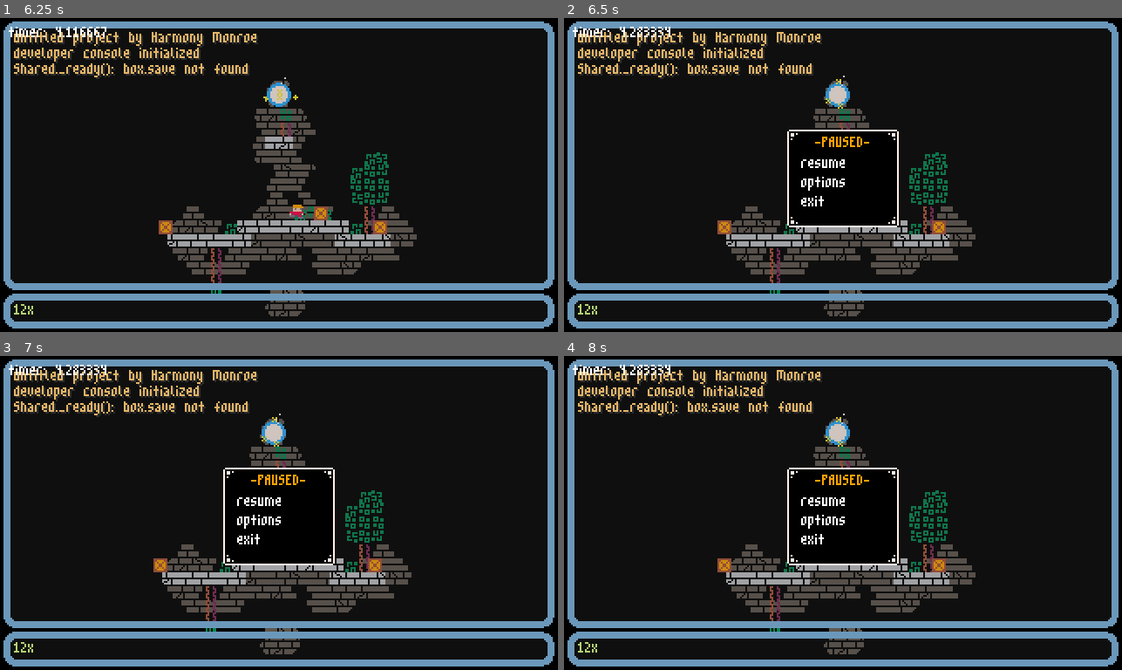
Above: before the commit, frames 1-4 (two rows, left to right).
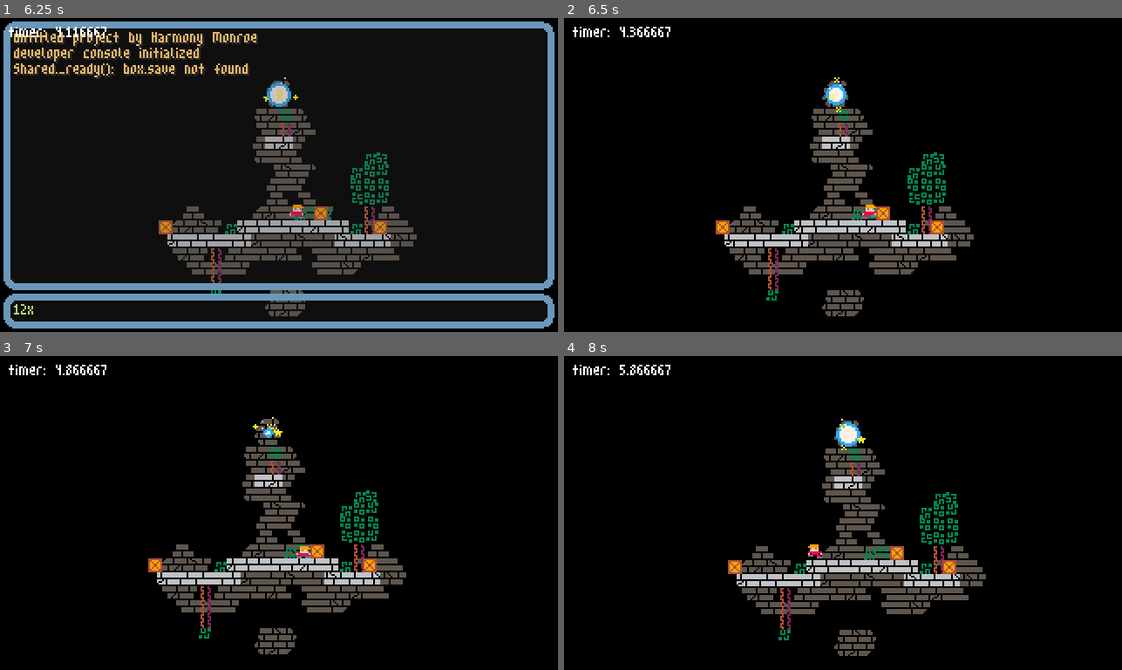
Above: after the commit, the same moments.

Repository: HarmonyHoney/tiny_crate
Game: Godot game, scene res://Scene/select.tscn
The game is run twice, just before and just after one commit, with the same random seed, the same clock (stepped at 60 frames per second) and the same inputs.
Inputs (mouse positions are in pixels of both pictures, inside the frame that each line leads up to):
- Up to frame 1 (6.25 s): tap Enter at 0.5, 2 s; move the mouse to (401, 159) at 0.52 s; hold Right (right) 0.53-1.25 s; tap X (action) at 0.6, 2.1, 3.6, 5.85 s; click (401, 159) at 0.67 s; tap Z (jump) at 0.77, 3.77 s; tap Space at 1.25 s; drag from (167, 190) to (251, 237) at 1.27 s; move the mouse to (334, 105) at 2.02 s; hold Left (left) 2.03-2.75 s; drag from (251, 237) to (111, 127) at 2.77 s; move the mouse to (446, 222) at 3.52 s; hold Right (right) 3.53-4.25 s; tap ` (dev_console) at 4.15 s; click (284, 310) at 4.27 s; type "12" at 4.35 s; drag from (111, 127) to (195, 96) at 5.02 s; move the mouse to (306, 175) at 5.77 s; hold Right (right) from 5.78 s (still down); click (306, 175) at 5.92 s
- Up to frame 2 (6.5 s): keep holding Right (right); tap Escape (pause) at 6.4 s
- Up to frame 3 (7 s): release Right (right) at 6.5 s; drag from (195, 434) to (167, 528) at 6.52 s
- Up to frame 4 (8 s): move the mouse to (965, 497) at 7.27 s; hold Left (left) from 7.28 s (still down); tap X (action) at 7.35 s; tap Z (jump) at 7.52 s; tap F9 (screenshot, bound only after the commit) at 7.9 s

Frame 1 is identical in both runs. In frame 2, 20% of the frame differs, in the area x 0-100%, y 1-99%; in frame 3, 20%; in frame 4, 23%.

Commit message:
F9 to screenshot, WIP

Diff:
--- a/Script/AutoLoad/DevConsole.gd
+++ b/Script/AutoLoad/DevConsole.gd
@@ -40,6 +40,9 @@
 				# always grab focus when typing
 				node_input.grab_focus()
 				node_input.caret_position = 999
+	else:
+		if Input.is_action_just_pressed("screenshot"):
+			screenshot()
 
 # signal when pressing enter
 # solve input string and call method
@@ -237,3 +240,38 @@
 		out("(apos) " + str(_name) + " not found")
 	else:
 		out("(apos) '" + arg + "' invalid syntax. use 'apos <name> <x> <y>'")
+
+# screenshot
+func screenshot(arg := ""):
+	# Retrieve the captured Image using get_data() and correct y axis
+	var img = get_viewport().get_texture().get_data()
+	img.flip_y()
+
+	var p_name = str(ProjectSettings.get_setting("application/config/name"))
+	var count = 0
+
+	# get list of files
+	var dir = Directory.new()
+	dir.make_dir("user://screenshot/")
+	if dir.open("user://screenshot/") == OK:
+		dir.list_dir_begin(true, true)
+		var file_name = dir.get_next()
+		while file_name:
+			if file_name.begins_with(p_name):
+				var end = file_name.substr(p_name.length() )
+				count = int(end) + 1
+
+			file_name = dir.get_next()
+		dir.list_dir_end()
+
+	var file_name = p_name + str(count)
+
+	var path = "user://screenshot/" + file_name + ".png"
+	if img.save_png(path) == OK:
+		out("screenshot captured: " + path)
+
+func get_time(arg := ""):
+	var d = OS.get_datetime()
+	var date = str(d.month) + "-" + str(d.day) + "-" + str(d.year)
+	var time = str(d.hour) + "-" + str(d.minute) + "-" + str(d.second)
+	return date + " " + time
--- a/Script/AutoLoad/HUD.gd
+++ b/Script/AutoLoad/HUD.gd
@@ -39,7 +39,7 @@
 
 
 func _input(event):
-	if Input.is_action_just_pressed("pause"):
+	if Input.is_action_just_pressed("pause") and not dev.is_open:
 		toggle_pause()
 
 
--- a/project.godot
+++ b/project.godot
@@ -210,6 +210,11 @@
 , Object(InputEventJoypadButton,"resource_local_to_scene":false,"resource_name":"","device":0,"button_index":11,"pressure":0.0,"pressed":false,"script":null)
  ]
 }
+screenshot={
+"deadzone": 0.5,
+"events": [ Object(InputEventKey,"resource_local_to_scene":false,"resource_name":"","device":0,"alt":false,"shift":false,"control":false,"meta":false,"command":false,"pressed":false,"scancode":16777252,"unicode":0,"echo":false,"script":null)
+ ]
+}
 
 [rendering]
 
